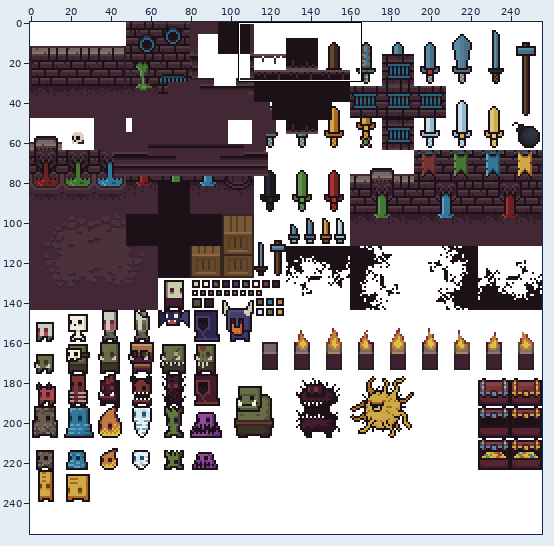
File history of a sprite sheet, Zombies/Assets/gfx/0x72_16x16DungeonTileset.v3 (1).png. The picture above shows the old version from afar; the outline marks the close-up.
Close-up. The starting point:
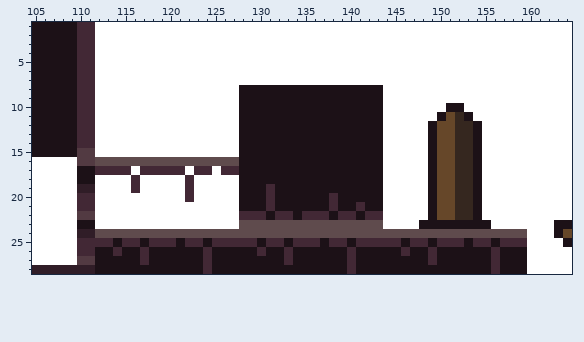
The file is 256x256 pixels. Colours within 5 levels of each other are drawn and written as one. Shown: x 105..164, y 1..28.
After the commit:
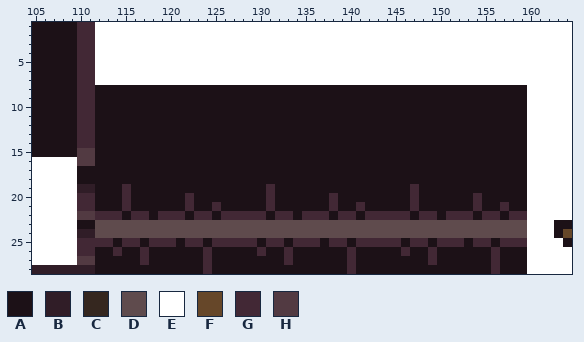
Palette (. is transparent): A #1c1117  B #301d27  C #35271f  D #5f4b4d  E #ffffff  F #664729  G #422835  H #523a42
The exact change:
Changed rows in their new state; - is an unchanged pixel.
first column x 112:
 8 AAAAAAAAAAAAAAAA----------------AAAAAAAAAAAAAAAA
 9 AAAAAAAAAAAAAAAA----------------AAAAAAAAAAAAAAAA
10 AAAAAAAAAAAAAAAA----------------AAAAAAA--AAAAAAA
11 AAAAAAAAAAAAAAAA----------------AAAAAA-AA-AAAAAA
12 AAAAAAAAAAAAAAAA----------------AAAAA-AAAA-AAAAA
13 AAAAAAAAAAAAAAAA----------------AAAAA-AAAA-AAAAA
14 AAAAAAAAAAAAAAAA----------------AAAAA-AAAA-AAAAA
15 AAAAAAAAAAAAAAAA----------------AAAAA-AAAA-AAAAA
16 AAAAAAAAAAAAAAAA----------------AAAAA-AAAA-AAAAA
17 AAAAAAAAAAAAAAAA----------------AAAAA-AAAA-AAAAA
18 AAAAAAAAAAAAAAAA----------------AAAAA-AAAA-AAAAA
19 AAAGAAAAAAAAAAAA----------------AAAGA-AAAA-AAAAA
20 AAAGAAAAAA-AAAAA----------------AAAGA-AAAAGAAAAA
21 AAAGAAAAAAGAAGAA----------------AAAGA-AAAAGAAGAA
22 GGGAGGAGGGAGGAGG----------------GGGAGGAGGG-GGAGG
23 DDDDDDDDDDDDDDDD----------------DDDDDDDDDDDDDDDD
Where, in picture pixels (left, top, right, bottom), the same in both close-ups:
changed: (95, 85, 239, 229)
changed: (383, 85, 527, 229)
